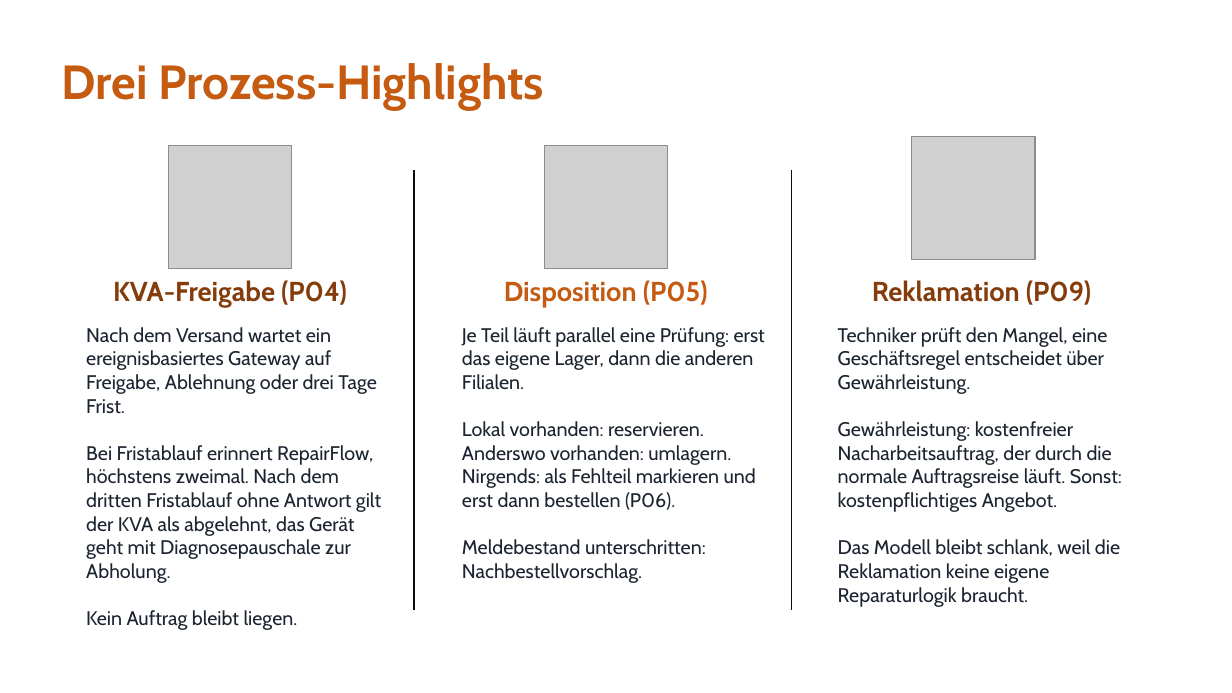
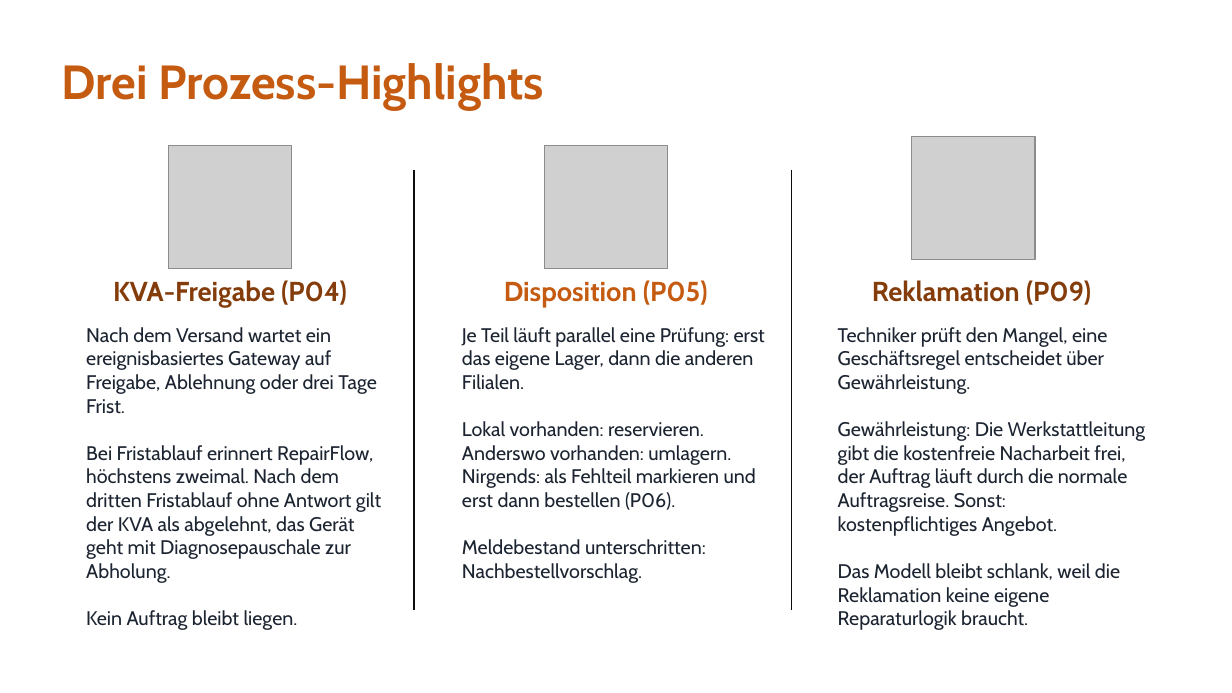
Before and after one commit to jakobschwan123-cmd/casestudy-semester-3, a slide deck: slide 7 of 4_praesentation/Abschlusspraesentation.pptx. Drawn at 1232x693 pixels with LibreOffice and Linux fonts; fonts in the diff are those of the drawing; grey boxes stand for pictures. Boxes give left, top, right and bottom in pixels: in the first picture for what was removed or moved away, otherwise in the second. Text is boxed around its words. In the diff, an @@ line names an element or a change of style, - is before the commit and + after.

Commit message:
docs: Praesentation und Sprechtext an Doku und Diagramme angeglichen (Vorreservierung nach Bestaetigung, Freigabe Nacharbeit, Status abgelehnt, Agenda, Coaching-Hinweise)

```diff
--- a/4_praesentation/Abschlusspraesentation.pptx
+++ b/4_praesentation/Abschlusspraesentation.pptx
@@ text at [838,421,1146,536]: text changed @@
-Gewährleistung: kostenfreier Nacharbeitsauftrag, der durch die normale Auftragsreise läuft. Sonst: kostenpflichtiges Angebot.
+Gewährleistung: Die Werkstattleitung gibt die kostenfreie Nacharbeit frei, der Auftrag läuft durch die normale Auftragsreise. Sonst: kostenpflichtiges Angebot.
```
Also in this commit, not shown: 3 other slides changed, 1 other file.
